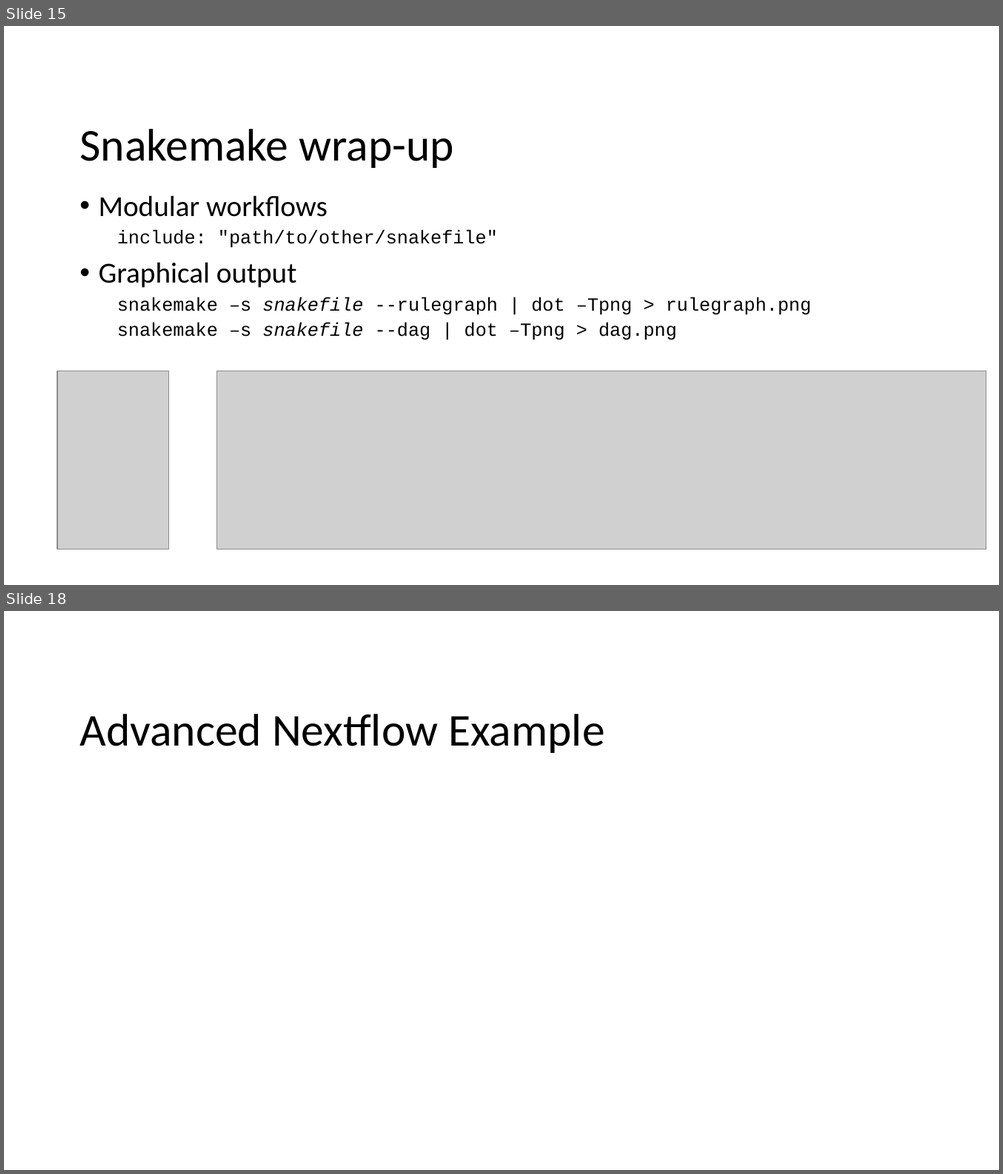
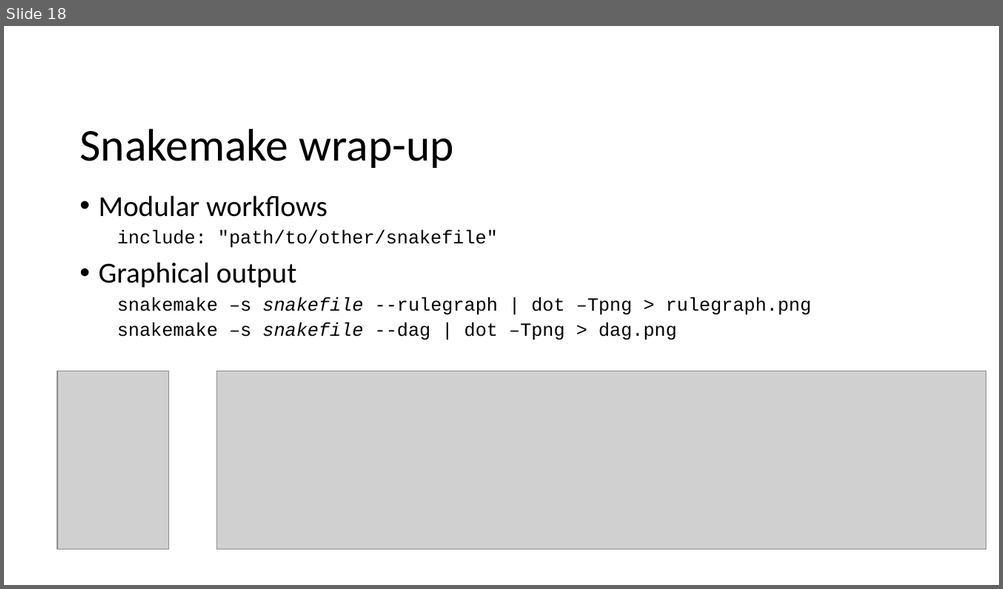
Before and after one commit to CHPC-UofU/rmacc-workflows, a slide deck: slides/workflow_tools.pptx. Shown one above the other, each under a label of ours: slides 15 and 18 before the commit, slide 18 after it; the slides between them are not shown. The pictures are 1003x1174 and 1003x589 pixels, drawn with LibreOffice and Linux fonts; fonts in the diff are those of the drawing; grey boxes stand for pictures; background and template pictures are left out. Boxes give left, top, right and bottom in pixels: in the first picture for what was removed or moved away, otherwise in the second. Text is boxed around its words. In the diff, an @@ line names an element or a change of style, - is before the commit and + after.

```diff
--- a/slides/workflow_tools.pptx
+++ b/slides/workflow_tools.pptx
@@ slide 18 removed at [4, 611, 999, 1170], background picture (left out) @@
@@ title removed at [79, 714, 604, 753] @@
-Advanced Nextflow Example
@@ what was slide 15 is now slide 18 @@
```
Also in this commit, not shown: 11 slides changed, 6 slides added, 1 other slide removed, 1 other file.
